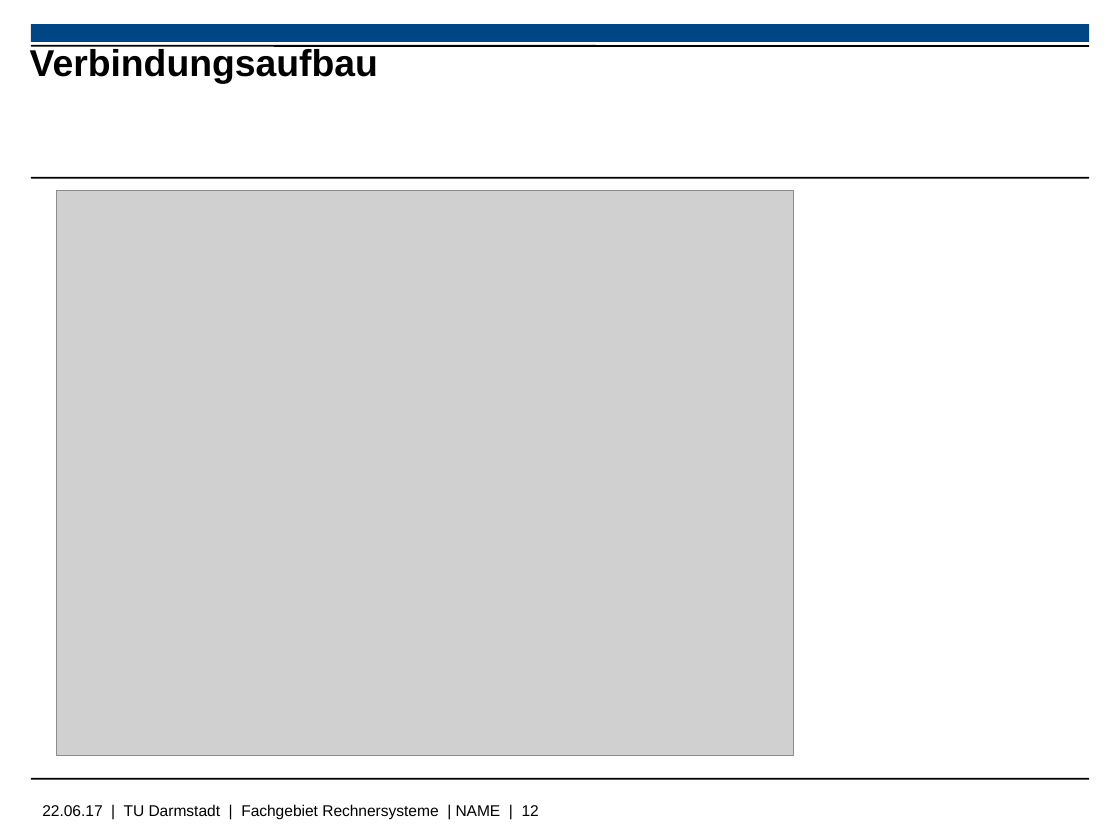
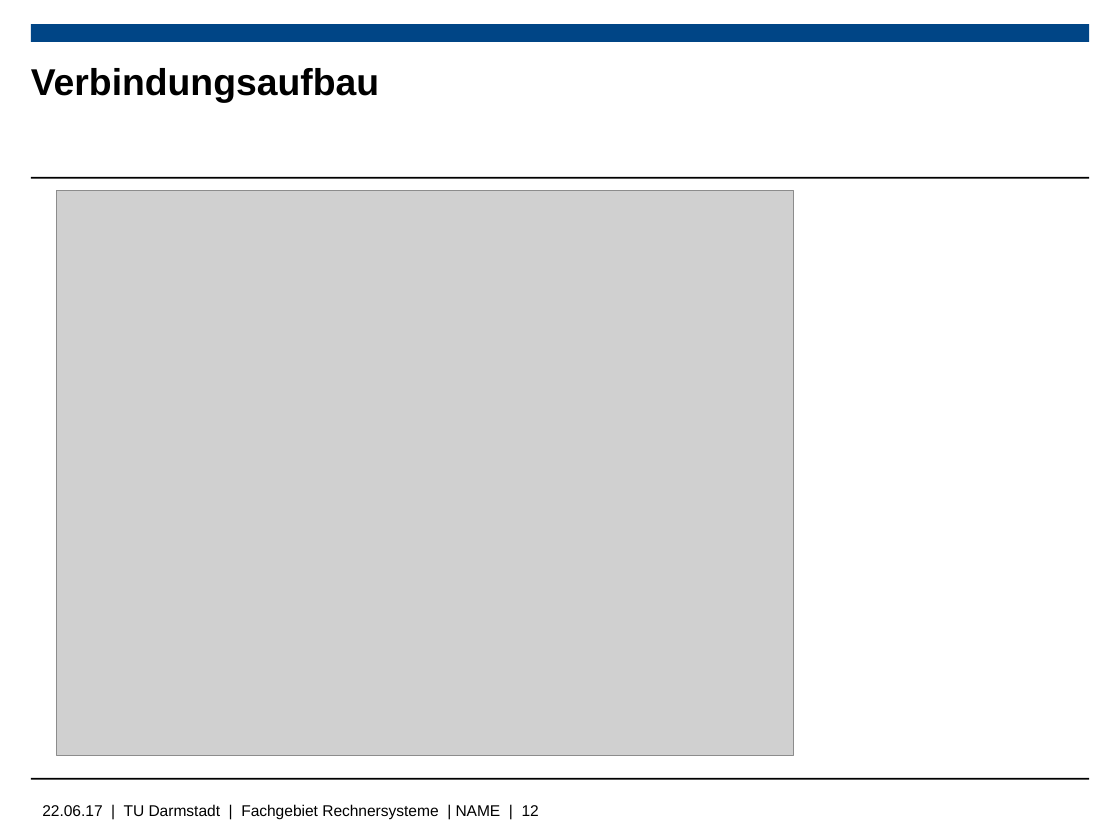
Before and after one commit to Wiero/Bachelorarbeit, a slide deck: slide 12 of Bachelorpräsenation.odp. Drawn at 1120x840 pixels with LibreOffice and Linux fonts; fonts in the diff are those of the drawing; grey boxes stand for pictures; background and template pictures are left out. Boxes give left, top, right and bottom in pixels: in the first picture for what was removed or moved away, otherwise in the second. Text is boxed around its words. In the diff, an @@ line names an element or a change of style, - is before the commit and + after.

```diff
--- a/Bachelorpräsenation.odp
+++ b/Bachelorpräsenation.odp
@@ title "Verbindungsaufbau": place and size @@
-title "Verbindungsaufbau" at [30,49,378,84]
+title "Verbindungsaufbau" at [31,68,379,102]
@@ line removed from (31, 46) to (1089, 46) @@
```
Also in this commit, not shown: 14 other slides changed, 2 slides added, 2 slides removed, 1 other file.
